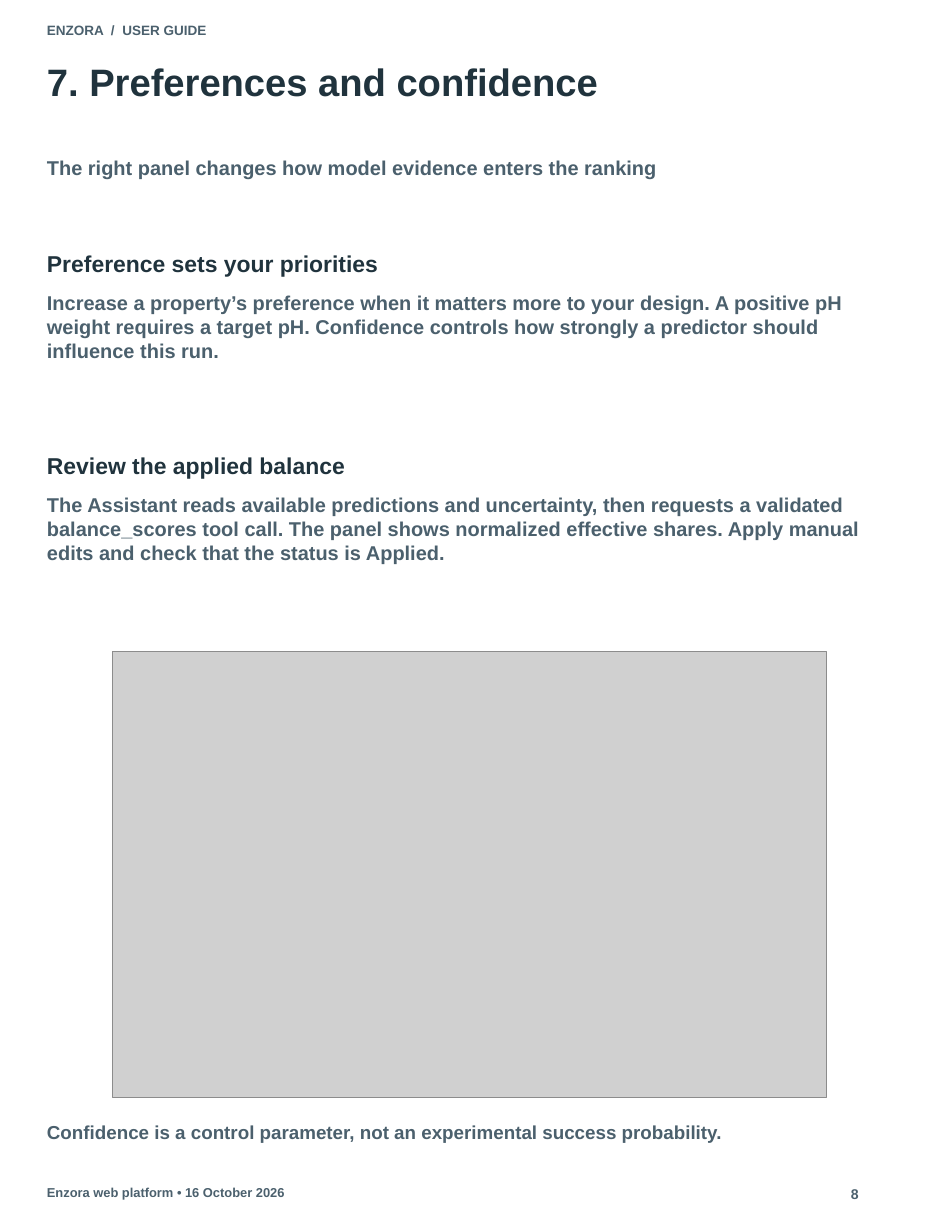
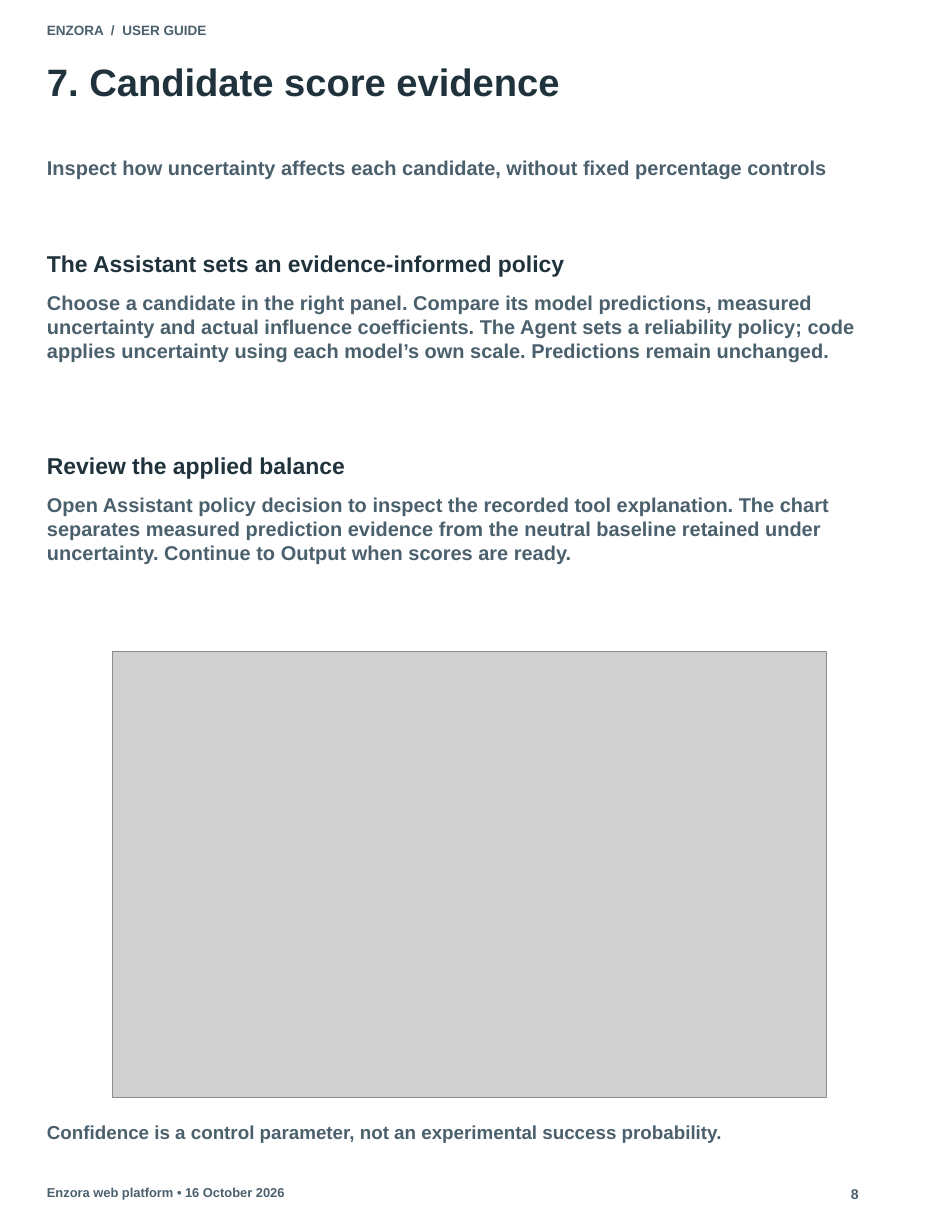
Before and after one commit to YuzhangLi2281/Enzora.github.io, a slide deck: slide 8 of docs/Enzora_User_Guide.pptx. Drawn at 939x1232 pixels with LibreOffice and Linux fonts; fonts in the diff are those of the drawing; grey boxes stand for pictures. Boxes give left, top, right and bottom in pixels: in the first picture for what was removed or moved away, otherwise in the second. Text is boxed around its words. In the diff, an @@ line names an element or a change of style, - is before the commit and + after.

Commit message:
Provide scrollable PDF user guide with candidate-level scoring instructions

```diff
--- a/docs/Enzora_User_Guide.pptx
+++ b/docs/Enzora_User_Guide.pptx
@@ text at bbox=[47, 68, 559, 97]: text changed @@
-7. Preferences and confidence
+7. Candidate score evidence
@@ text at bbox=[47, 160, 826, 179]: text changed @@
-The right panel changes how model evidence enters the ranking
+Inspect how uncertainty affects each candidate, without fixed percentage controls
@@ text at bbox=[47, 255, 564, 277]: text changed @@
-Preference sets your priorities
+The Assistant sets an evidence-informed policy
@@ text at bbox=[47, 295, 855, 362]: text changed @@
-Increase a property’s preference when it matters more to your design. A positive pH weight requires a target pH. Confidence controls how strongly a predictor should influence this run.
+Choose a candidate in the right panel. Compare its model predictions, measured uncertainty and actual influence coefficients. The Agent sets a reliability policy; code applies uncertainty using each model’s own scale. Predictions remain unchanged.
@@ text at bbox=[47, 497, 829, 564]: text changed @@
-The Assistant reads available predictions and uncertainty, then requests a validated balance_scores tool call. The panel shows normalized effective shares. Apply manual edits and check that the status is Applied.
+Open Assistant policy decision to inspect the recorded tool explanation. The chart separates measured prediction evidence from the neutral baseline retained under uncertainty. Continue to Output when scores are ready.
```
Also in this commit, not shown: 4 other slides changed, 1 other file.
